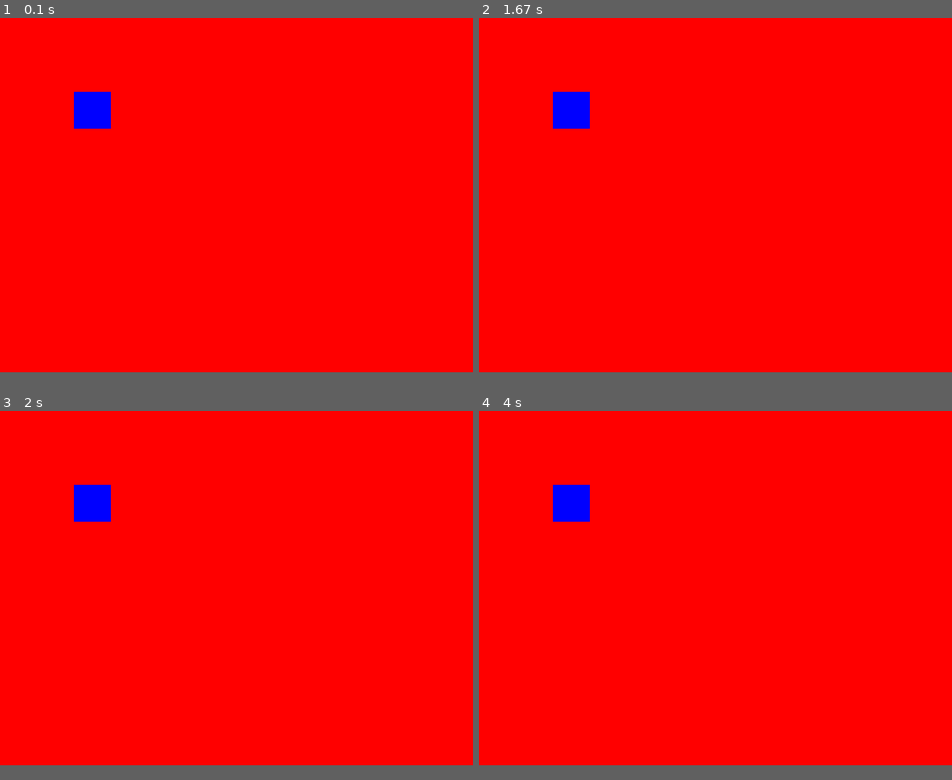
Above: before the commit, frames 1-4 (two rows, left to right).
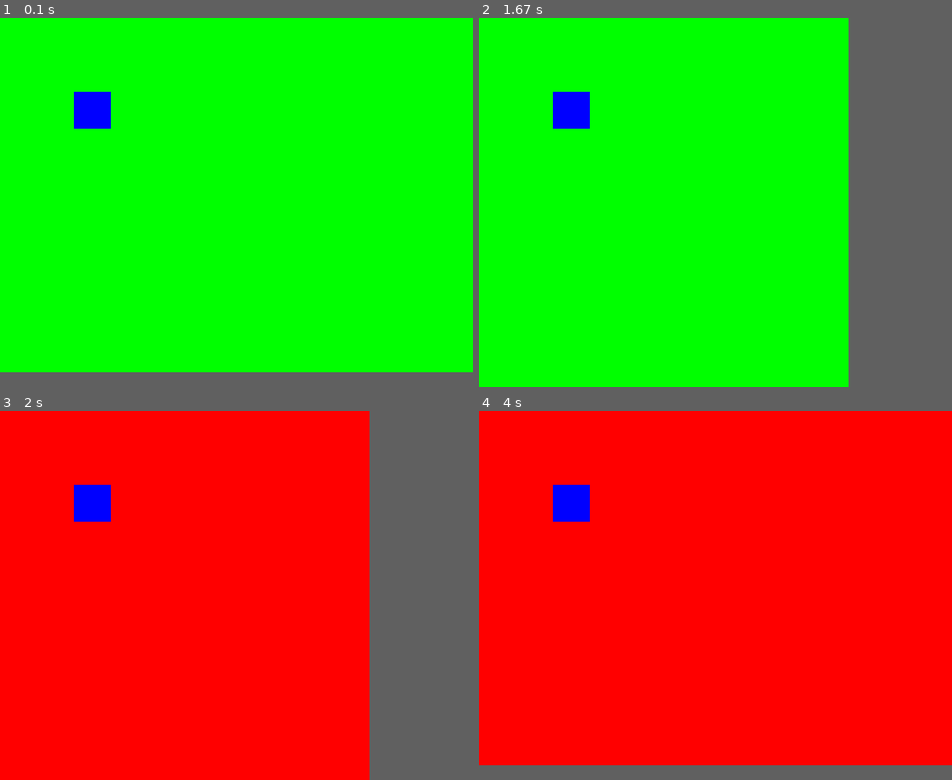
Above: after the commit, the same moments.

Repository: mefisher95/EncirlceFall2021-pygame-project
Game: pygame game, started from src/main.py
Same seed, same stepped clock (60 frames per second), same inputs: the game is played once before the commit and once after it.
Inputs:
- Up to frame 1 (0.1 s): no input
- Up to frame 2 (1.67 s): tap Shift at 0.33, 1.07, 1.37 s; tap Right Shift at 0.67 s
- Up to frame 3 (2 s): tap Alt at 1.83 s
- Up to frame 4 (4 s): tap Ctrl at 2.17 s; tap Right Shift at 2.5 s; tap Alt at 3.9 s
In frame 2 the window is 640x480 before the commit and 500x500 after it. Grey fills any space a smaller window leaves; there, only what the larger window draws over its background counts as a difference.

The runs differ from the first frame. In frame 1, 95% of the frame differs, in the area x 0-100%, y 0-96%; in frame 2, 74%; in frame 3, only the window size differs; in frame 4, nothing differs.

Commit message:
pushing monday 11/8/2021

Diff:
--- /dev/null
+++ b/src/BasicObject.py
@@ -0,0 +1,18 @@
+from Surface import Surface
+
+class BaseObject:
+    def __init__(self, surface: Surface, x: float, y: float) -> None:
+        self.surface = surface
+        self.x = x
+        self.y = y
+
+        return
+
+    def draw(self): pass
+    def move(self): pass
+    def pos(self): return (self.x, self.y)
+    def __str__(self) -> str: pass
+    def __repr__(self) -> str: pass
+    def addr(self) -> str: return hex(id(self))
+
+def addr(obj) -> str: return obj.addr()
--- /dev/null
+++ b/src/Surface.py
@@ -0,0 +1,43 @@
+import pygame
+import colors
+
+class Surface:
+    def __init__(self, size: tuple, caption: str, fps: int) -> None:
+        self.__size = size
+        self.__caption = caption
+        self.__fill_color = colors.WHITE
+        self.__fps = fps
+
+        self.__surface = pygame.display.set_mode(self.__size)
+
+        pygame.display.set_caption(self.__caption)
+        self.__clock = pygame.time.Clock()
+
+
+        return None
+
+    def surface(self) -> pygame.Surface: return self.__surface
+
+    def clear(self) -> None: self.surface().fill(self.__fill_color)
+
+    def set_caption(self, str: str) -> None: pygame.display.set_caption(str)
+
+    def set_size(self, size: tuple) -> None : self.__surface = pygame.display.set_mode(size)
+
+    def set_color(self, color : tuple) -> None:
+        self.__fill_color = color
+        return None
+
+    def draw(self, iterable : list) -> None:
+        self.surface().lock()
+        self.clear()
+
+        for obj in iterable:
+            obj.draw()
+
+        pygame.display.flip()
+        self.surface().unlock()
+
+        self.__clock.tick(self.__fps)
+
+        return None
--- a/src/main.py
+++ b/src/main.py
@@ -2,15 +2,12 @@
 from random import randint
 
 from pygame.rect import Rect
+from pygame.sprite import collide_rect
 
 import consants, colors
+from Surface import Surface
 
 
-# consants.SIZE = (1000, 1000)
-
-
-# x, y, width, height
-# test_obj = Rect(100, 100, 50, 50)
 
 class BasicRect:
     def __init__(self, surface, x: float, y:float, w:float, h:float, color : tuple) -> None:
@@ -20,13 +17,18 @@
 
 
     def draw(self):
-        pygame.draw.rect(self.surface, self.color, self.rect)
+        pygame.draw.rect(self.surface.surface(), self.color, self.rect)
 
 def main():
-    surface = pygame.display.set_mode(consants.SIZE)
-    pygame.display.set_caption("Test Project")
+    # surface = pygame.display.set_mode(consants.SIZE)
+    # pygame.display.set_caption("Test Project")
 
+    surface = Surface(consants.SIZE, "My new Title", 60)
     test_obj = BasicRect(surface, 100, 100, 50, 50, colors.BLUE)
+
+    surface.set_color(colors.GREEN)
+
+    surface.set_caption("I changed the caption")
 
     while True:
         ### Event Handling ###
@@ -35,12 +37,21 @@
                 print("quit code: ", pygame.QUIT)
                 sys.exit()
 
+            if event.type == pygame.KEYDOWN:
+                if event.key == pygame.K_LSHIFT: surface.set_size((500, 500))
+                if event.key == pygame.K_RSHIFT: surface.set_size(consants.SIZE)
+                if event.key == pygame.K_LALT: surface.set_color(colors.RED)
+                if event.key == pygame.K_LCTRL: surface.set_color(colors.GREEN)
+
+
         ### object handling
 
         ### surface handling
-        surface.fill(colors.RED) # represent a color (0 - 255, 0 - 255, 0 - 255) -> r g b
-        test_obj.draw()
-        pygame.display.flip()
+        # surface.surface.fill(colors.RED) # represent a color (0 - 255, 0 - 255, 0 - 255) -> r g b
+        # test_obj.draw()
+        # pygame.display.flip()
+
+        surface.draw([test_obj])
 
 
 if __name__ == "__main__": main()
